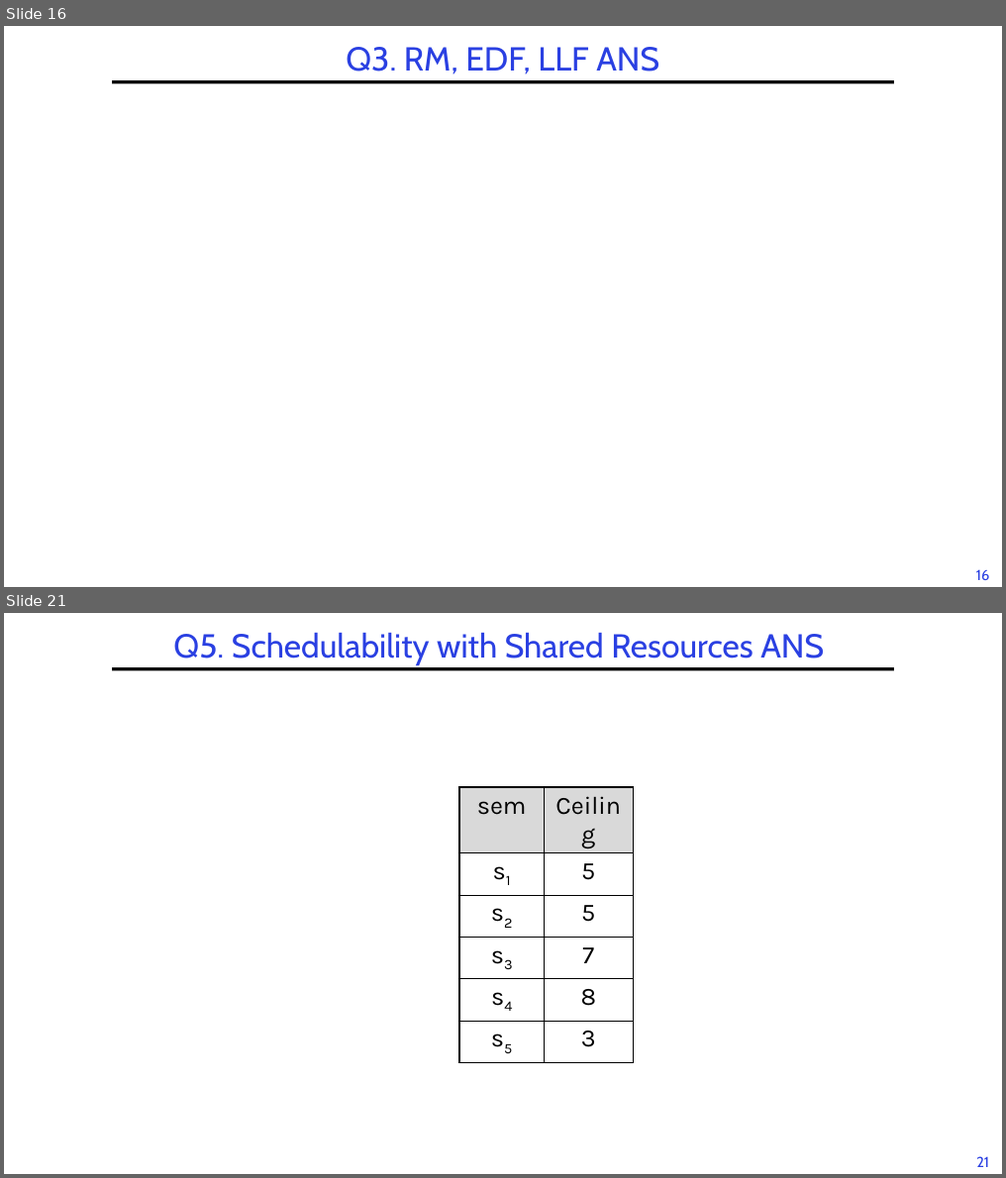
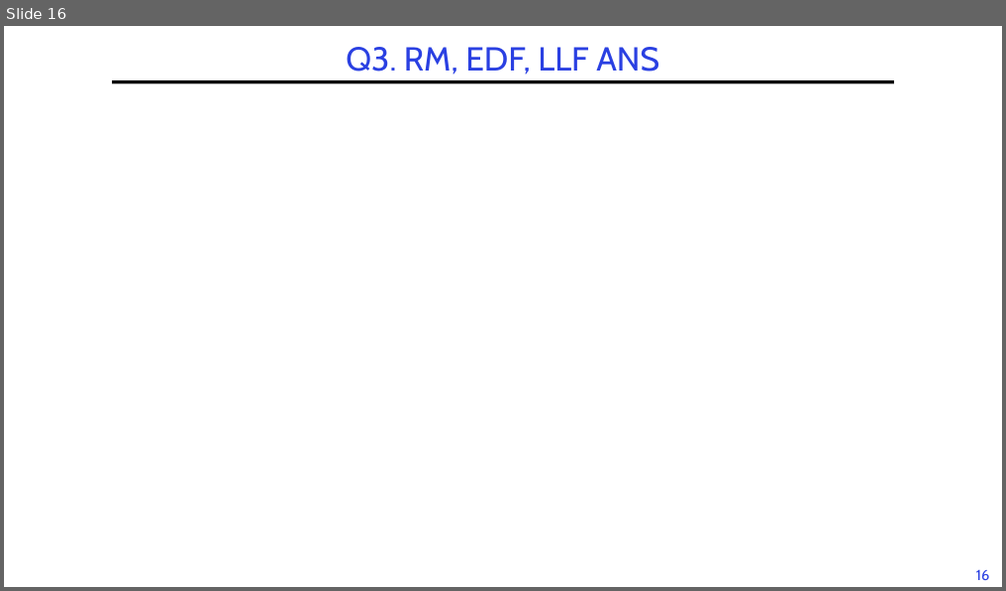
Before and after one commit to guhofstra/CSC112Fa26, a slide deck: PPTs/L6-Exercises ANS.pptx. Shown one above the other, each under a label of ours: slides 16 and 21 before the commit, slide 16 after it; the slides between them are not shown. The pictures are 1006x1178 and 1006x591 pixels, drawn with LibreOffice and Linux fonts; fonts in the diff are those of the drawing; grey boxes stand for pictures. Boxes give left, top, right and bottom in pixels: in the first picture for what was removed or moved away, otherwise in the second. Text is boxed around its words. In the diff, an @@ line names an element or a change of style, - is before the commit and + after.

```diff
--- a/PPTs/L6-Exercises ANS.pptx
+++ b/PPTs/L6-Exercises ANS.pptx
@@ slide 21 removed at bbox=[4, 613, 1002, 1174], background #FFFFFF; not listed: 2 template elements that a slide beside it also shows @@
@@ title removed at bbox=[173, 632, 824, 665] @@
-Q5. Schedulability with Shared Resources ANS
@@ table removed at bbox=[459, 787, 632, 1058], 6 rows, 2 columns @@
-sem | Ceiling
-s1 | 5
-s2 | 5
-s3 | 7
-s4 | 8
-s5 | 3
```
Also in this commit, not shown: 2 slides changed, 18 other slides removed, 14 other files.
